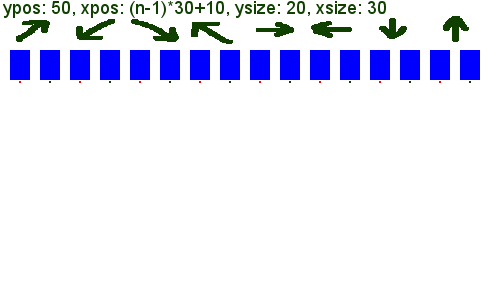
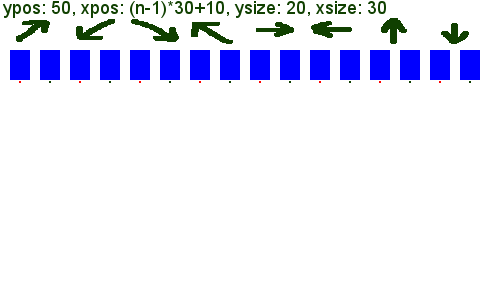
Layered file, before and after one edit (500×297). Changes by layer:
painted on "arrows" over [379, 16, 469, 44]
